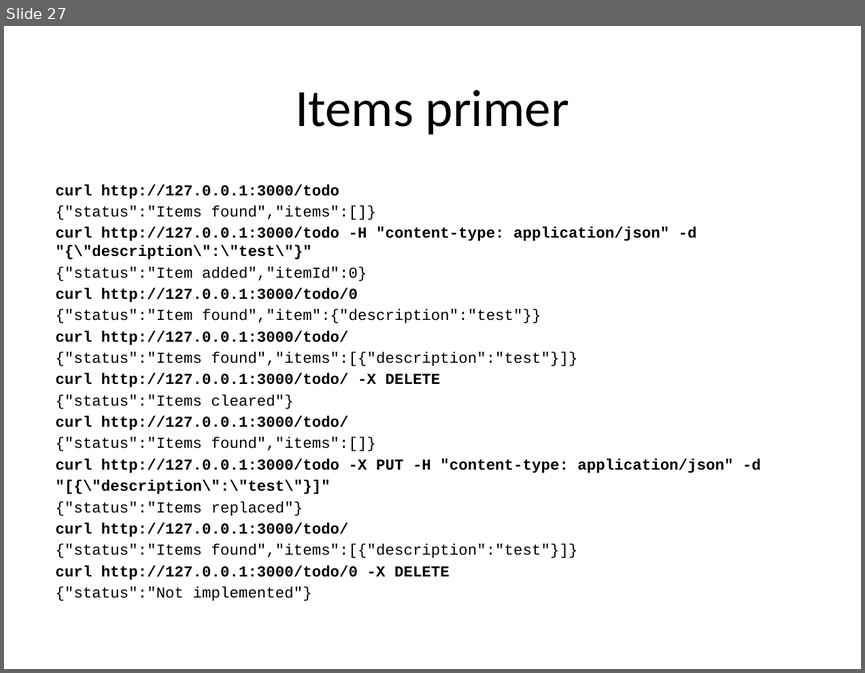
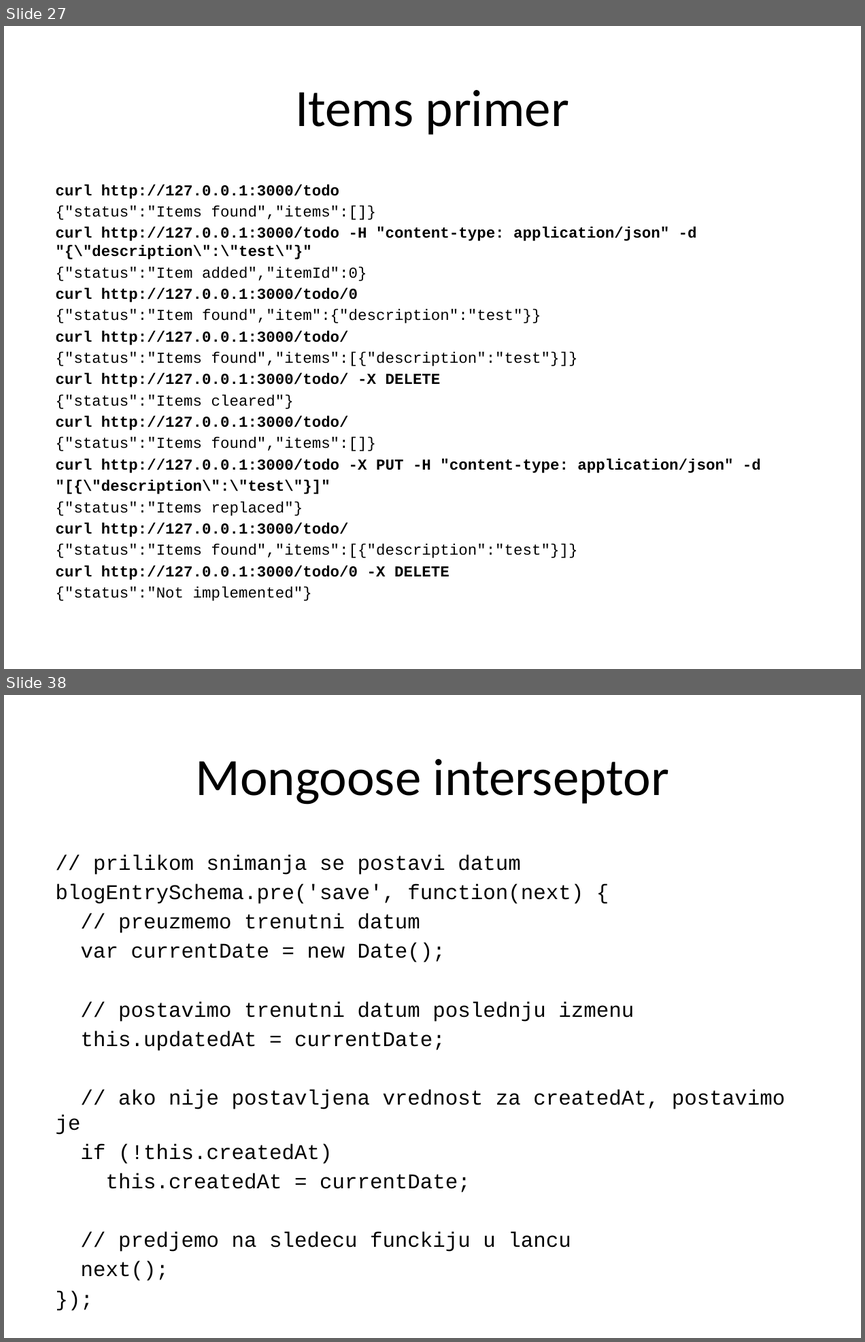
Before and after one commit to XWS2016/BackEnd, a slide deck: 02_REST_servisi/BackEnd_02_REST_servisi.pptx. Shown one above the other, each under a label of ours: slide 27 before the commit, slides 27 and 38 after it; the slides between them are not shown. The pictures are 865x673 and 865x1342 pixels, drawn with LibreOffice and Linux fonts; fonts in the diff are those of the drawing. Boxes give left, top, right and bottom in pixels: in the first picture for what was removed or moved away, otherwise in the second. Text is boxed around its words. In the diff, an @@ line names an element or a change of style, - is before the commit and + after.

```diff
--- a/02_REST_servisi/BackEnd_02_REST_servisi.pptx
+++ b/02_REST_servisi/BackEnd_02_REST_servisi.pptx
@@ slide 38 added at (x1=4, y1=695, x2=861, y2=1338), background #FFFFFF @@
@@ title added at (x1=195, y1=759, x2=669, y2=804), 44 pt, text #000000 @@
+Mongoose interseptor
@@ text added at (x1=56, y1=855, x2=785, y2=1280), 17.6 pt, text #000000 @@
+// prilikom snimanja se postavi datum
+blogEntrySchema.pre('save', function(next) {
+// preuzmemo trenutni datum
+var currentDate = new Date();
+// postavimo trenutni datum poslednju izmenu
+this.updatedAt = currentDate;
+// ako nije postavljena vrednost za createdAt, postavimo je
+if (!this.createdAt)
+this.createdAt = currentDate;
+// predjemo na sledecu funckiju u lancu
+next();
+});
```
Also in this commit, not shown: 1 slide changed, 13 other slides added, 12 other files.
